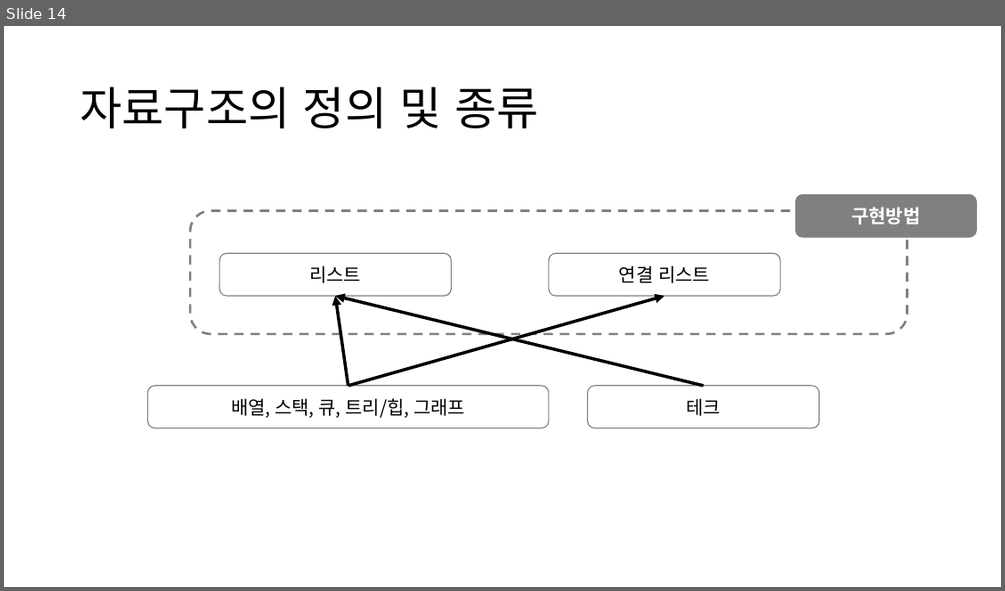
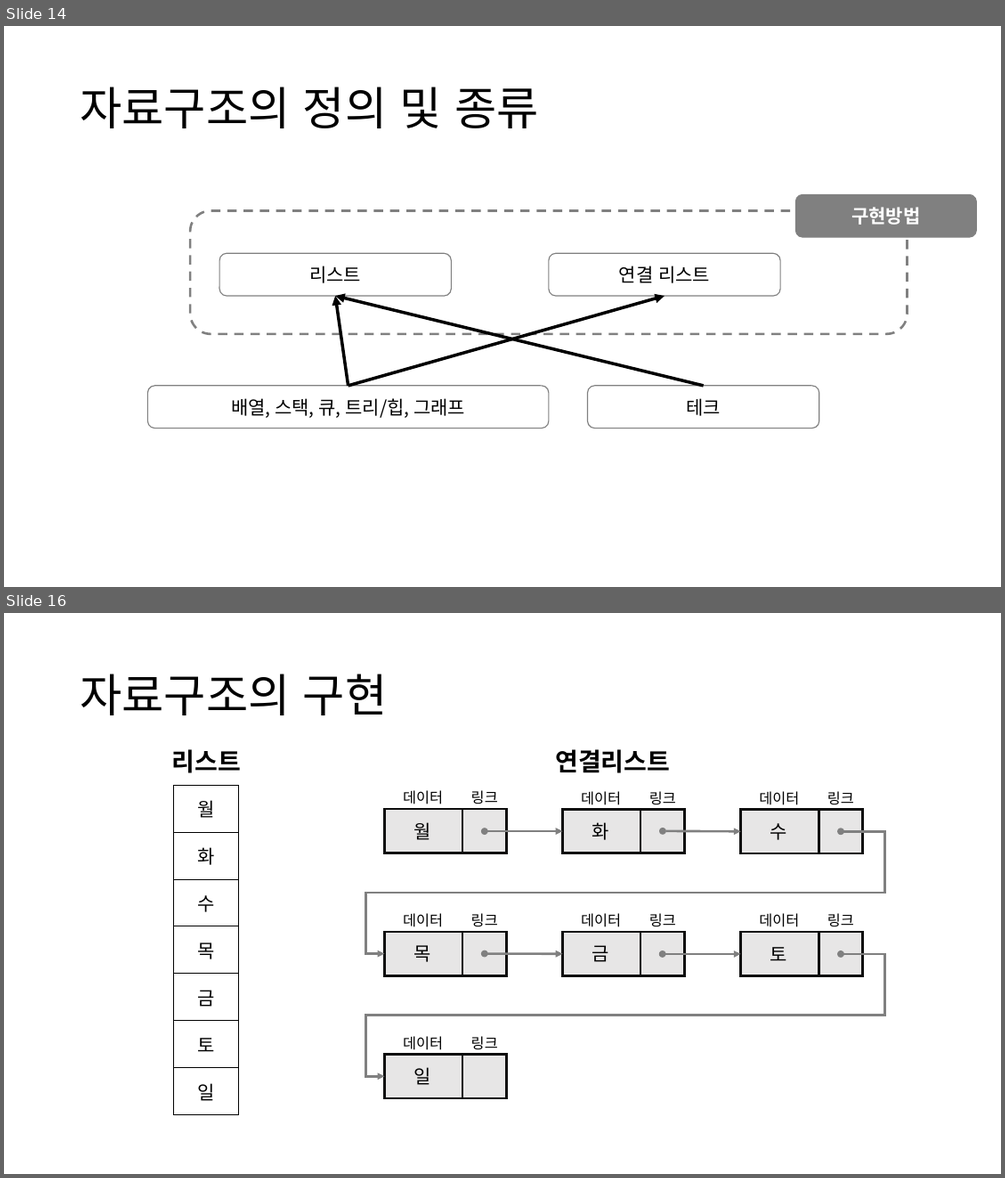
Before and after one commit to jjeong723/Study_note, a slide deck: 1st_study.pptx. Shown one above the other, each under a label of ours: slide 14 before the commit, slides 14 and 16 after it; the slides between them are not shown. The pictures are 1005x591 and 1005x1178 pixels, drawn with LibreOffice and Linux fonts; fonts in the diff are those of the drawing. Boxes give left, top, right and bottom in pixels: in the first picture for what was removed or moved away, otherwise in the second. Text is boxed around its words. In the diff, an @@ line names an element or a change of style, - is before the commit and + after.

Commit message:
1st_study 자료 업로드_v01

```diff
--- a/1st_study.pptx
+++ b/1st_study.pptx
@@ slide 16 added at bbox=[4, 613, 1001, 1174], background #FFFFFF @@
@@ title added at bbox=[80, 674, 387, 715], 44 pt, text #000000 @@
+자료구조의 구현
@@ text added at bbox=[172, 749, 241, 773], 24 pt, text #000000, bold @@
+리스트
@@ text added at bbox=[555, 749, 670, 773], 24 pt, text #000000, bold @@
+연결리스트
@@ table added at bbox=[174, 785, 239, 1114], 7 rows, 1 columns @@
+월
+화
+수
+목
+금
+토
+일
@@ group added at bbox=[385, 790, 507, 853]: 3 texts, 2 rectangles @@
+월
+데이터
+링크
@@ group added at bbox=[563, 791, 685, 853]: 3 texts, 2 rectangles @@
+화
+데이터
+링크
@@ group added at bbox=[741, 791, 863, 854]: 3 texts, 2 rectangles @@
+수
+데이터
+링크
@@ elbow double arrow added from (841, 831) to (385, 953), #808080 2.25 pt @@
@@ double arrow added from (485, 831) to (563, 831), #808080 2.25 pt @@
@@ double arrow added from (663, 831) to (741, 831), #808080 2.25 pt @@
@@ group added at bbox=[385, 913, 507, 976]: 3 texts, 2 rectangles @@
+목
+데이터
+링크
@@ group added at bbox=[563, 913, 685, 976]: 3 texts, 2 rectangles @@
+금
+데이터
+링크
@@ group added at bbox=[741, 913, 863, 976]: 3 texts, 2 rectangles @@
+토
+데이터
+링크
@@ elbow double arrow added from (841, 954) to (385, 1076), #808080 2.25 pt @@
@@ double arrow added from (485, 953) to (563, 954), #808080 2.25 pt @@
@@ double arrow added from (663, 954) to (741, 954), #808080 2.25 pt @@
@@ group added at bbox=[385, 1036, 507, 1098]: 3 texts, 2 rectangles @@
+일
+데이터
+링크
```
Also in this commit, not shown: 1 slide changed, 2 other slides added.
